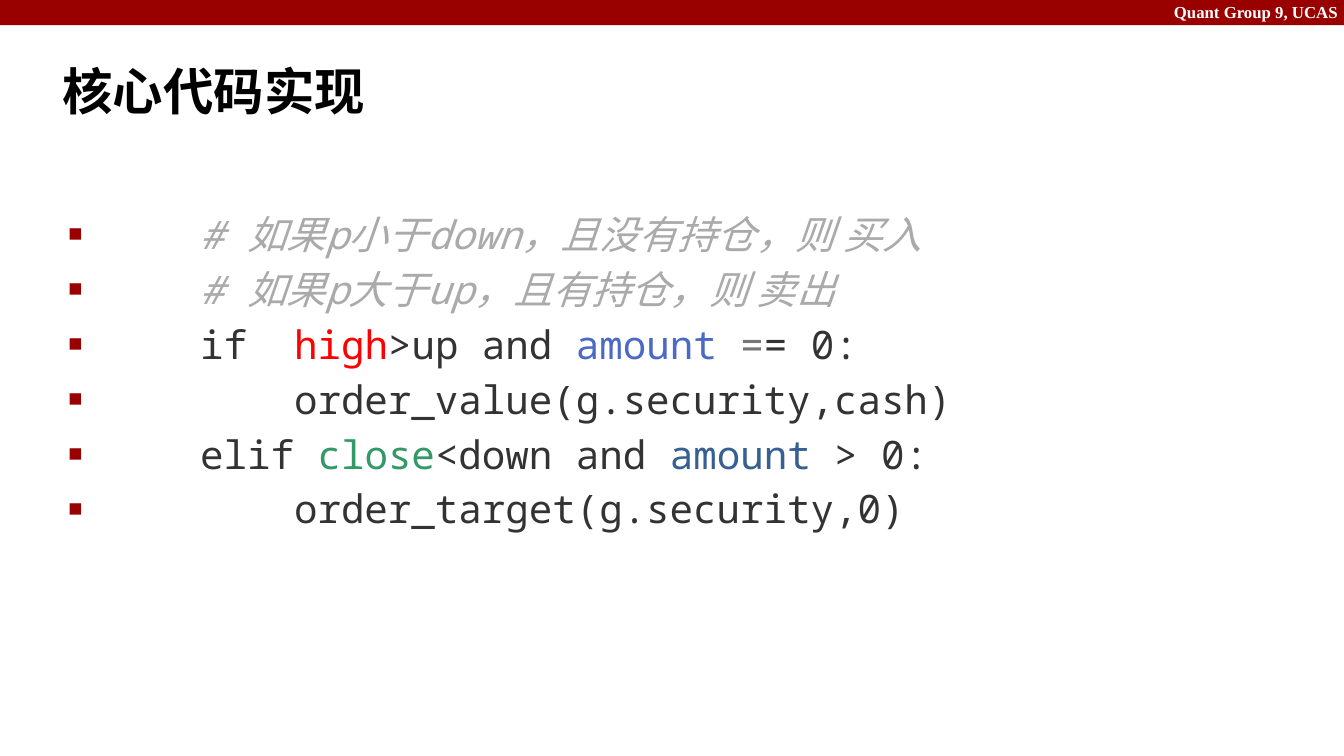
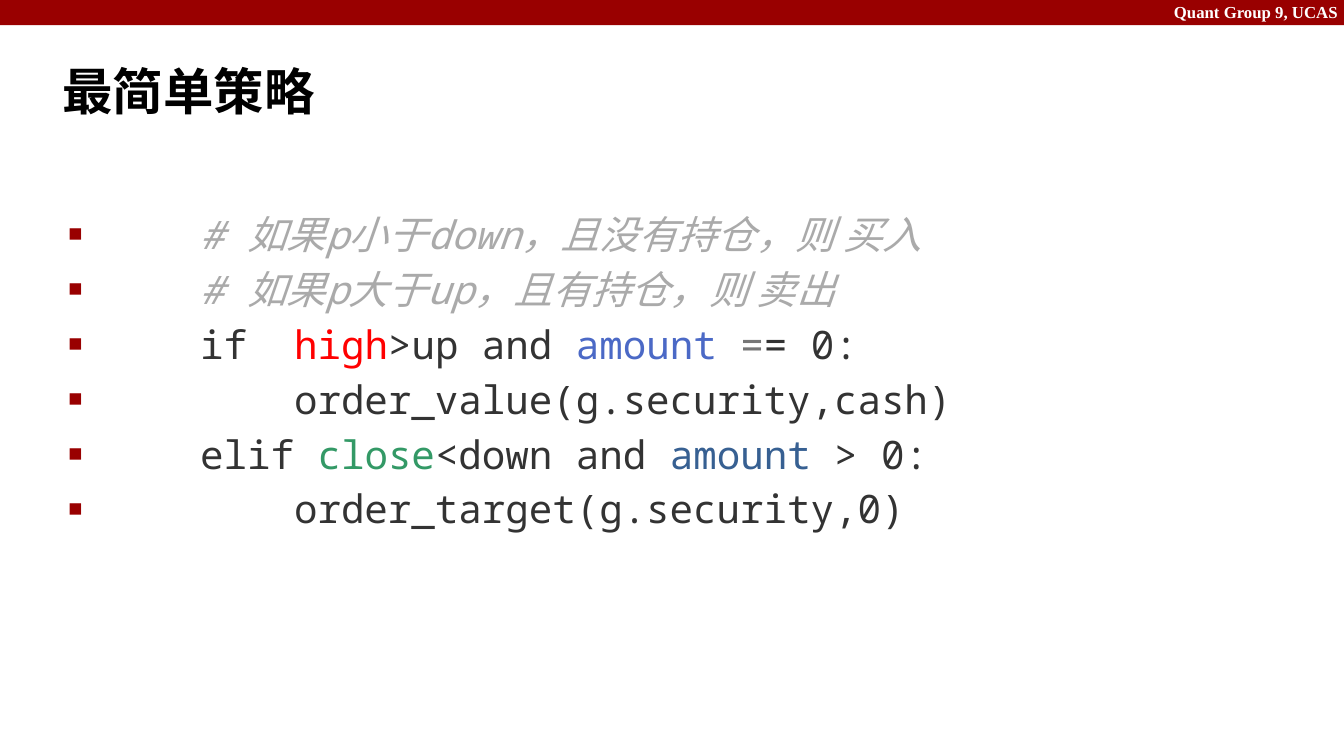
Before and after one commit to IcyChlorine/Quant9, a slide deck: slide 8 of slides.pptx (slide 9 before the commit). Drawn at 1344x756 pixels with LibreOffice and Linux fonts; fonts in the diff are those of the drawing. Boxes give left, top, right and bottom in pixels: in the first picture for what was removed or moved away, otherwise in the second. Text is boxed around its words. In the diff, an @@ line names an element or a change of style, - is before the commit and + after.

```diff
--- a/slides.pptx
+++ b/slides.pptx
@@ title at box(63, 67, 315, 115): text changed @@
-核心代码实现
+最简单策略
```
Also in this commit, not shown: 3 other slides changed, 4 slides added, 1 slide removed, 2 other files.
